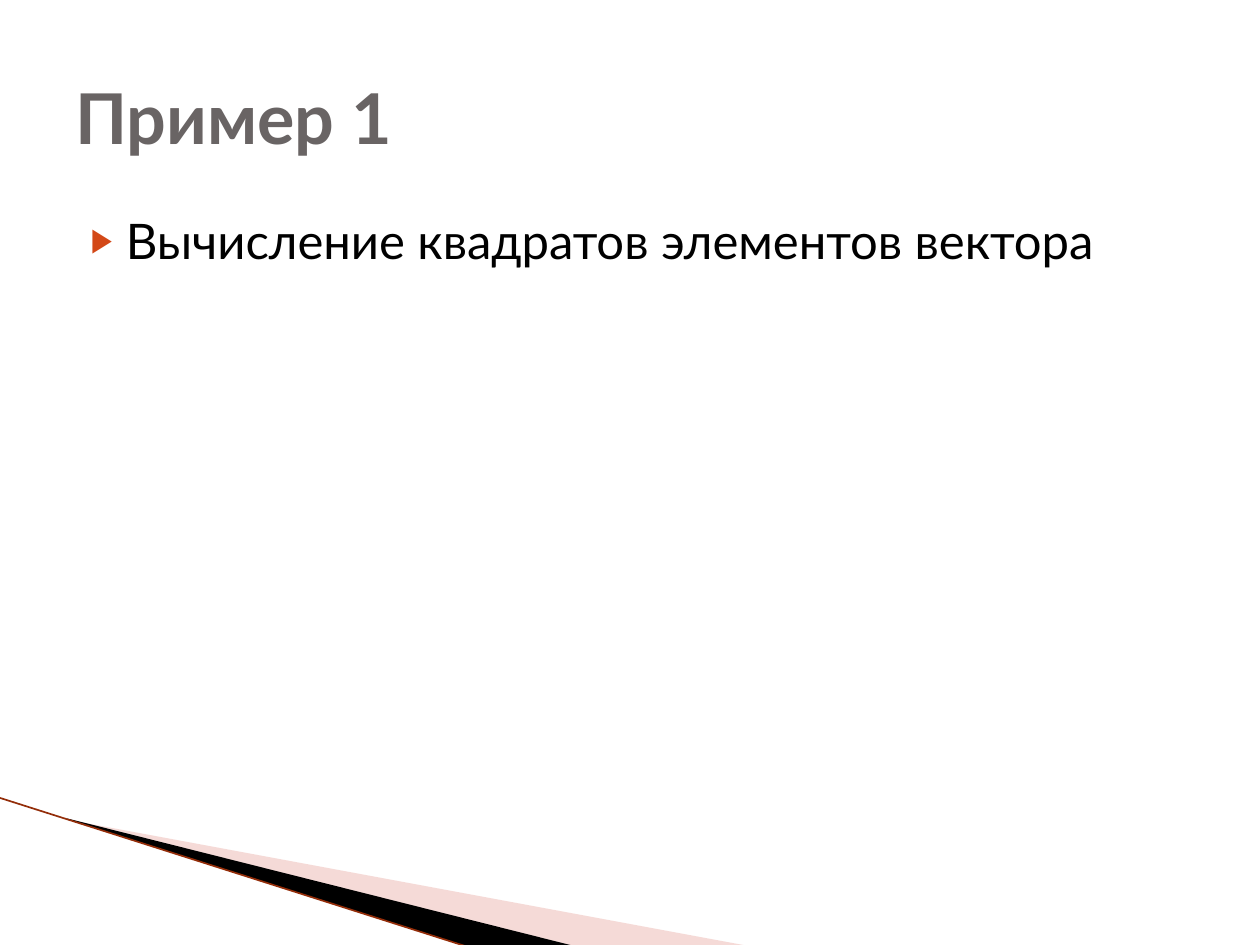
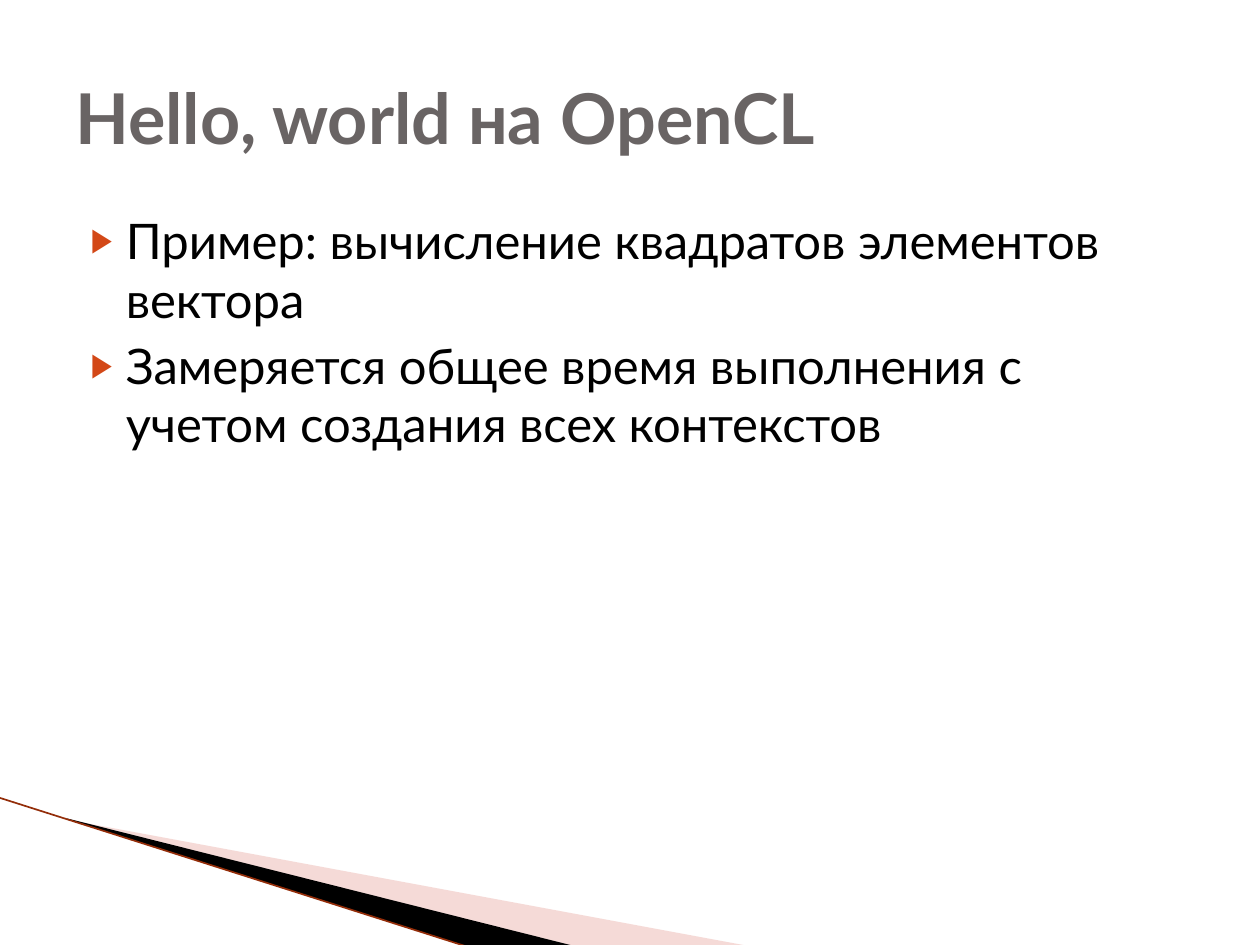
Before and after one commit to HPC-lab-ITIS/OpenCL, a slide deck: slide 49 of lec_0/lec_0.pptx. Drawn at 1260x945 pixels with LibreOffice and Linux fonts; fonts in the diff are those of the drawing; background and template pictures are left out. Boxes give left, top, right and bottom in pixels: in the first picture for what was removed or moved away, otherwise in the second. Text is boxed around its words. In the diff, an @@ line names an element or a change of style, - is before the commit and + after.

```diff
--- a/lec_0/lec_0.pptx
+++ b/lec_0/lec_0.pptx
@@ title at (x1=75, y1=92, x2=815, y2=156): text changed @@
-Пример 1
+Hello, world на OpenCL
@@ text at (x1=126, y1=224, x2=1099, y2=451): text changed @@
-▶ Вычисление квадратов элементов вектора
+▶ Пример: вычисление квадратов элементов вектора
+▶ Замеряется общее время выполнения с учетом создания всех контекстов
```
Also in this commit, not shown: 2 other slides changed, 3 other files.
